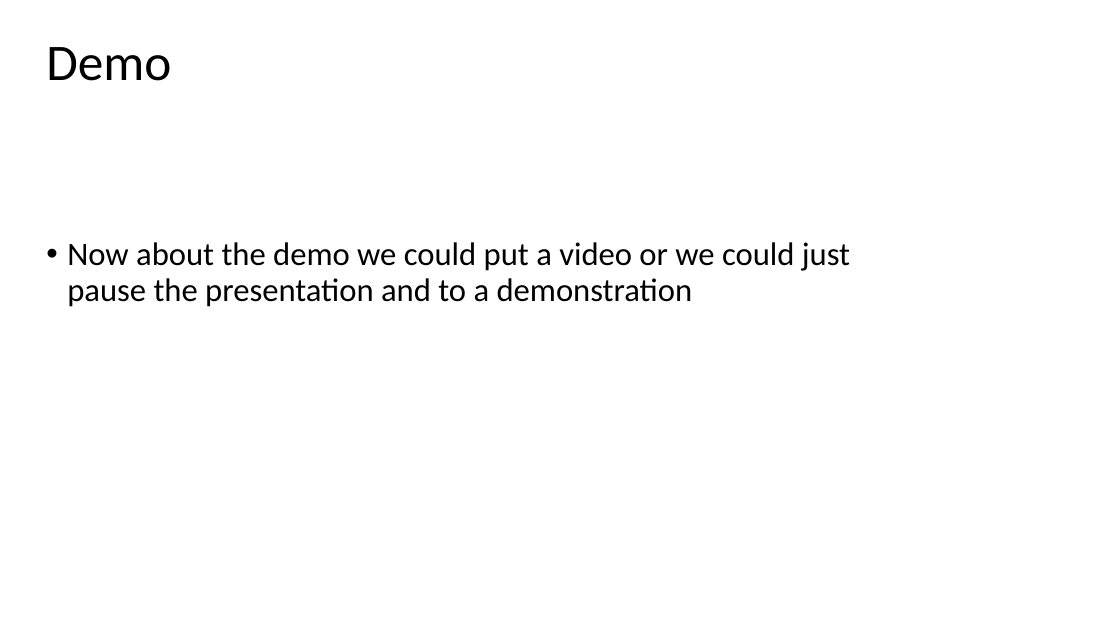
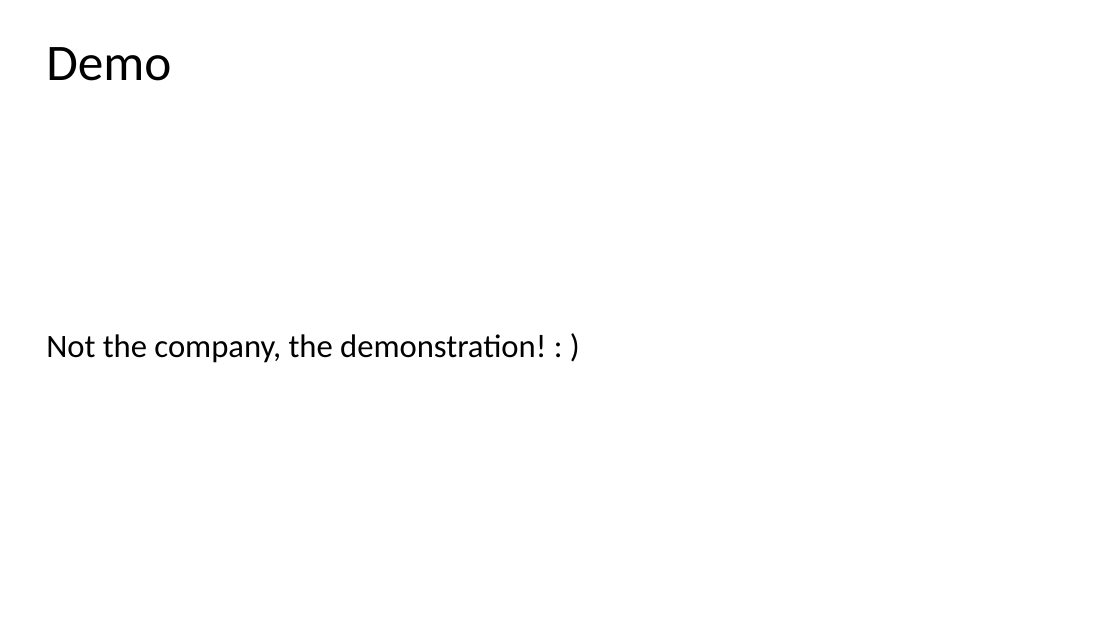
Before and after one commit to wallmenis/exercise, a slide deck: slide 17 of presentation/Presentation.pptx. Drawn at 1120x630 pixels with LibreOffice and Linux fonts; fonts in the diff are those of the drawing; background and template pictures are left out. Boxes give left, top, right and bottom in pixels: in the first picture for what was removed or moved away, otherwise in the second. Text is boxed around its words. In the diff, an @@ line names an element or a change of style, - is before the commit and + after.

Commit message:
Updated presentation and a bit of c++

```diff
--- a/presentation/Presentation.pptx
+++ b/presentation/Presentation.pptx
@@ subtitle removed at box(67, 242, 850, 307) @@
-• Now about the demo we could put a video or we could just pause the presentation and to a demonstration
@@ subtitle added at box(46, 334, 546, 363), 28 pt, text #000000 @@
+Not the company, the demonstration! : )
```
Also in this commit, not shown: 6 other slides changed, 6 slides added, 6 slides removed, 3 other files.
